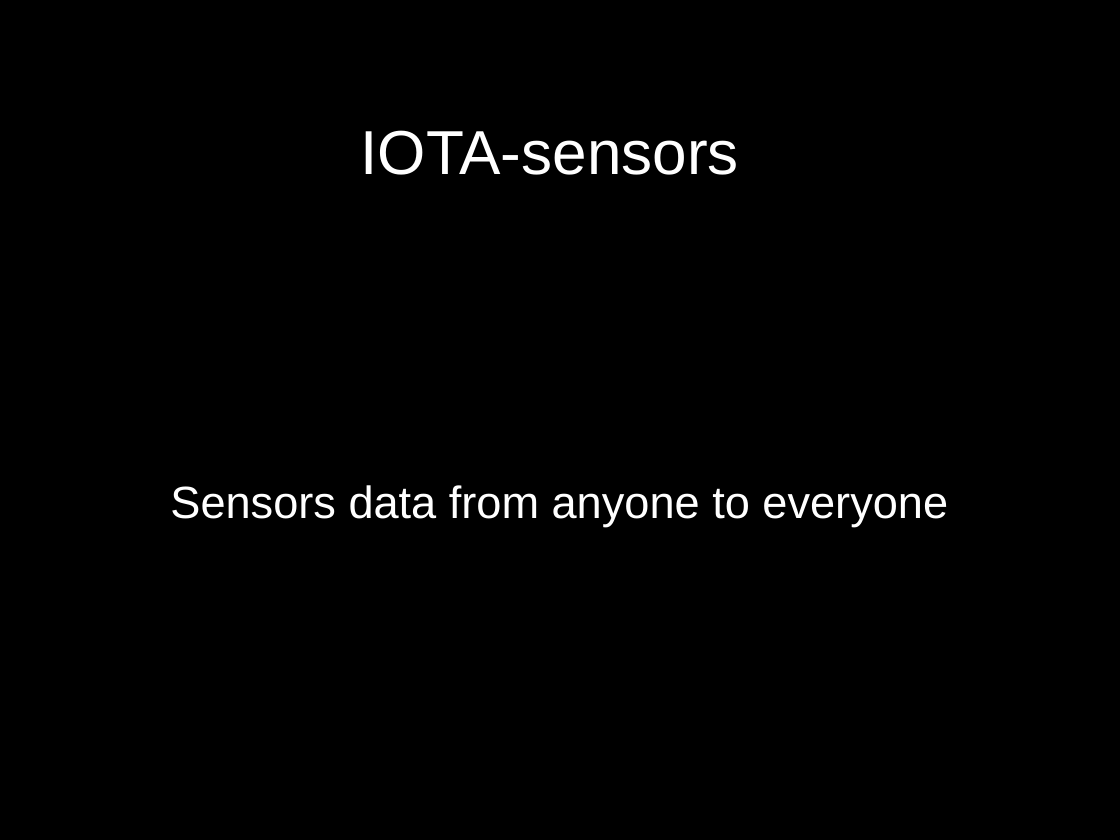
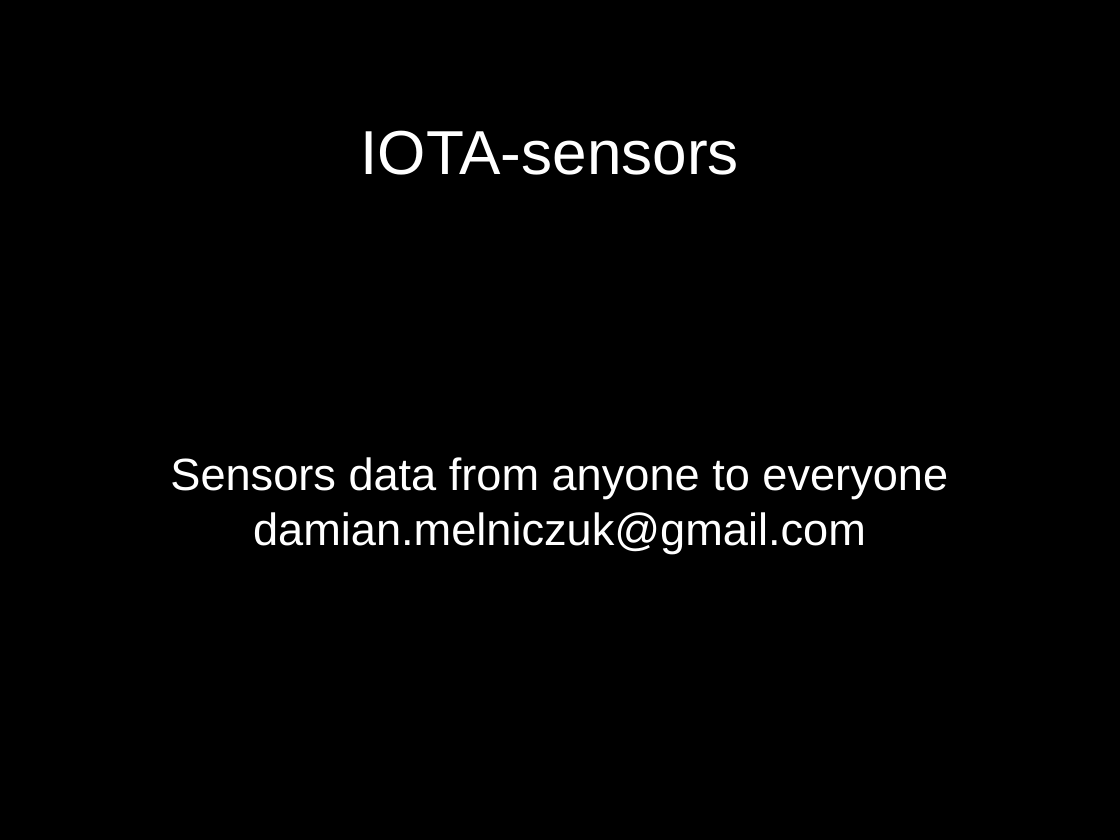
Before and after one commit to bds-iota-hackathon/iota-sensors, a slide deck: slide 1 of slides.odp. Drawn at 1120x840 pixels with LibreOffice and Linux fonts; fonts in the diff are those of the drawing. Boxes give left, top, right and bottom in pixels: in the first picture for what was removed or moved away, otherwise in the second. Text is boxed around its words. In the diff, an @@ line names an element or a change of style, - is before the commit and + after.

```diff
--- a/slides.odp
+++ b/slides.odp
@@ subtitle at (x1=253, y1=512, x2=866, y2=553): paragraph added @@
+damian.melniczuk@gmail.com
```
Also in this commit, not shown: 2 other slides changed, 2 other files.
